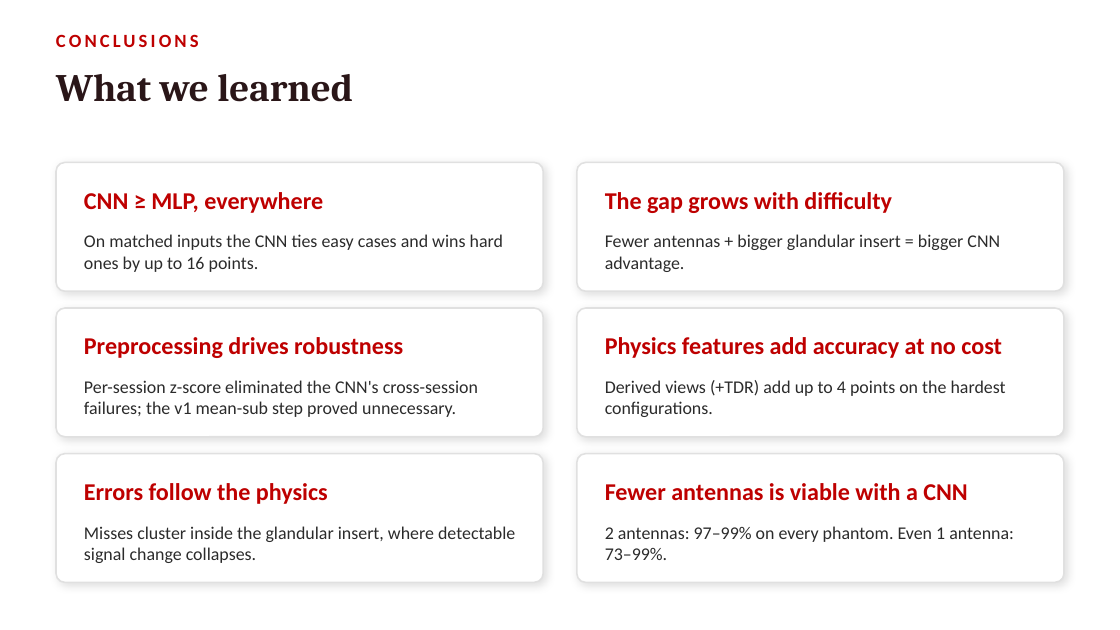
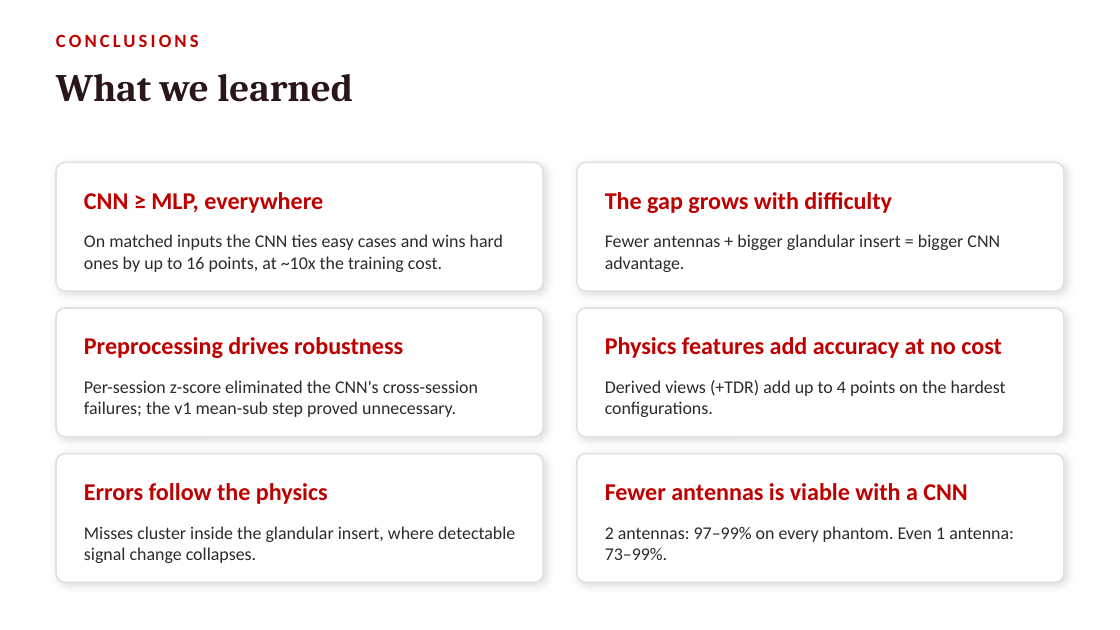
Before and after one commit to pmart1534/microwave-phantom-localization-cnn-mlp, a slide deck: slide 32 of presentation/CNN_vs_MLP_Comparison_v2_noMeanSub.pptx. Drawn at 1120x630 pixels with LibreOffice and Linux fonts; fonts in the diff are those of the drawing. Boxes give left, top, right and bottom in pixels: in the first picture for what was removed or moved away, otherwise in the second. Text is boxed around its words. In the diff, an @@ line names an element or a change of style, - is before the commit and + after.

```diff
--- a/presentation/CNN_vs_MLP_Comparison_v2_noMeanSub.pptx
+++ b/presentation/CNN_vs_MLP_Comparison_v2_noMeanSub.pptx
@@ text at (x1=84, y1=234, x2=503, y2=272): text changed @@
-On matched inputs the CNN ties easy cases and wins hard ones by up to 16 points.
+On matched inputs the CNN ties easy cases and wins hard ones by up to 16 points, at ~10x the training cost.
```
Also in this commit, not shown: 3 other slides changed, 19 other files.
